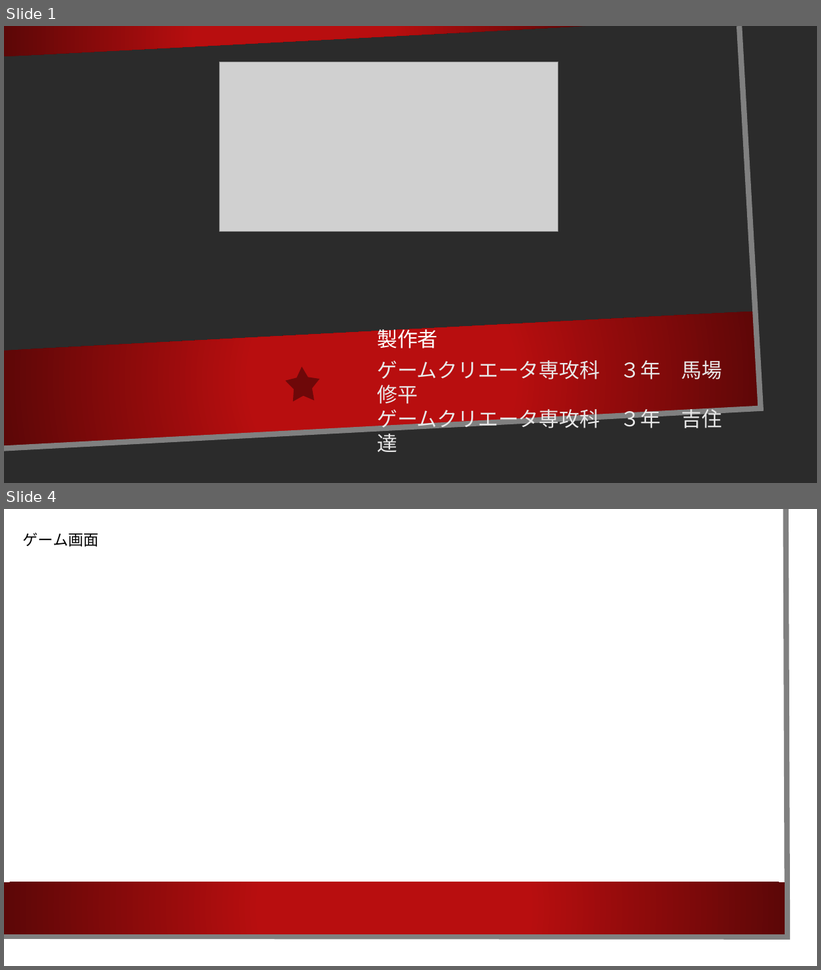
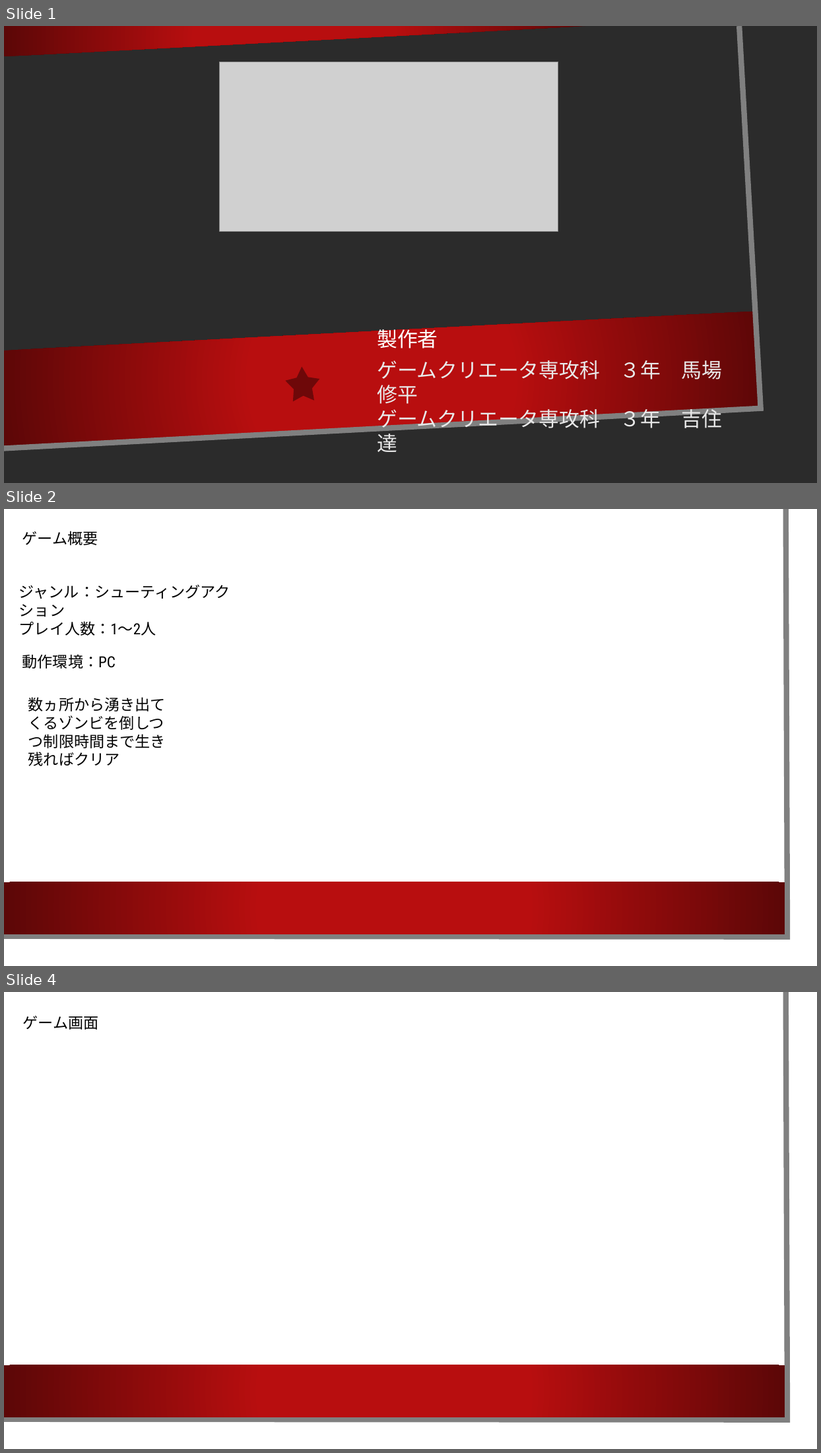
Before and after one commit to toruSIF378/UnityZombie, a slide deck: Zombie.pptx. Shown one above the other, each under a label of ours: slides 1 and 4 before the commit, slides 1, 2 and 4 after it; the slides between them are not shown. The pictures are 821x970 and 821x1453 pixels, drawn with LibreOffice and Linux fonts; fonts in the diff are those of the drawing; grey boxes stand for pictures; background and template pictures are left out; a plain dark background stands for a picture behind light text. Boxes give left, top, right and bottom in pixels: in the first picture for what was removed or moved away, otherwise in the second. Text is boxed around its words. In the diff, an @@ line names an element or a change of style, - is before the commit and + after.

```diff
--- a/Zombie.pptx
+++ b/Zombie.pptx
@@ slide 2 added at <box>4,509,817,966</box>, background picture (left out); not listed: 3 template elements that a slide beside it also shows @@
@@ text added at <box>22,531,98,545</box>, 18 pt, text #000000 @@
+ゲーム概要
@@ text added at <box>19,585,230,617</box>, 18 pt, text #000000 @@
+ジャンル：シューティングアクション
@@ text added at <box>19,621,156,636</box>, 18 pt, text #000000 @@
+プレイ人数：1～2人
@@ text added at <box>22,654,116,669</box>, 18 pt, text #000000 @@
+動作環境：PC
@@ text added at <box>28,697,166,766</box>, 18 pt, text #000000 @@
+数ヵ所から湧き出てくるゾンビを倒しつつ制限時間まで生き残ればクリア
```
Also in this commit, not shown: 2 slides changed, 1 other slide added, 1 slide removed.
